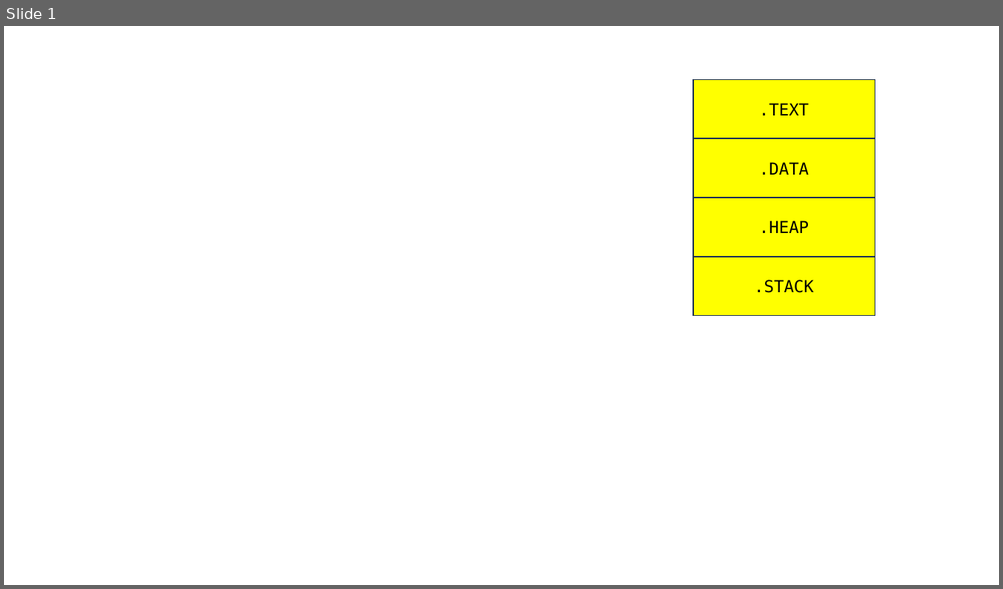
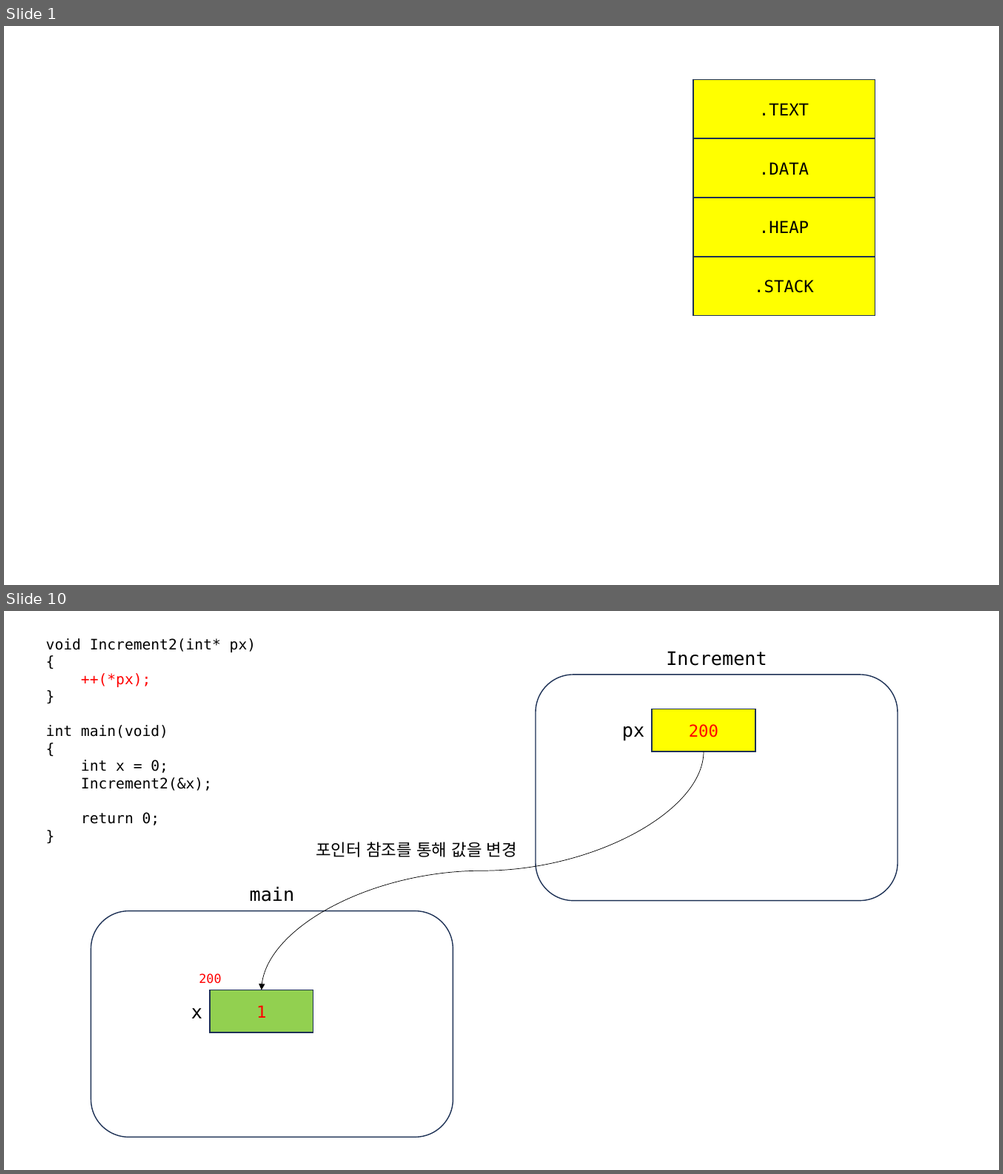
Before and after one commit to yoondev-classroom/c_231107, a slide deck: c_231107.pptx. Shown one above the other, each under a label of ours: slide 1 before the commit, slides 1 and 10 after it; the slides between them are not shown. The pictures are 1003x589 and 1003x1174 pixels, drawn with LibreOffice and Linux fonts; fonts in the diff are those of the drawing. Boxes give left, top, right and bottom in pixels: in the first picture for what was removed or moved away, otherwise in the second. Text is boxed around its words. In the diff, an @@ line names an element or a change of style, - is before the commit and + after.

```diff
--- a/c_231107.pptx
+++ b/c_231107.pptx
@@ slide 10 added at (4, 611, 999, 1170), background #FFFFFF @@
@@ text added at (46, 638, 256, 826), 14 pt, text #000000 @@
+void Increment2(int* px)
+{
+++(*px);
+}
+int main(void)
+{
+int x = 0;
+Increment2(&x);
+return 0;
+}
@@ text added at (666, 651, 767, 666), 18 pt, text #000000 @@
+Increment
@@ rounded rectangle added at (535, 675, 897, 900), fill #FFFFFF, outline #1E3256 1 pt @@
@@ rectangle added at (652, 709, 755, 752), fill #FFFF00, outline #1E3256 1 pt, 16 pt, text #FF0000 @@
+200
@@ text added at (622, 726, 644, 741), 18 pt, text #000000 @@
+px
@@ curved arrow added from (704, 752) to (262, 990), #000000 0.5 pt @@
@@ text added at (316, 842, 517, 857), 16 pt, text #000000 @@
+포인터 참조를 통해 값을 변경
@@ text added at (250, 887, 295, 902), 18 pt, text #000000 @@
+main
@@ rounded rectangle added at (91, 911, 453, 1137), fill #FFFFFF, outline #1E3256 1 pt @@
@@ text added at (199, 974, 221, 984), 12 pt, text #FF0000 @@
+200
@@ text added at (191, 1008, 202, 1019), 18 pt, text #000000 @@
+x
@@ rectangle added at (210, 990, 313, 1033), fill #92D050, outline #1E3256 1 pt, 16 pt, text #FF0000 @@
+1
```
Also in this commit, not shown: 8 other slides added, 2 other files.
